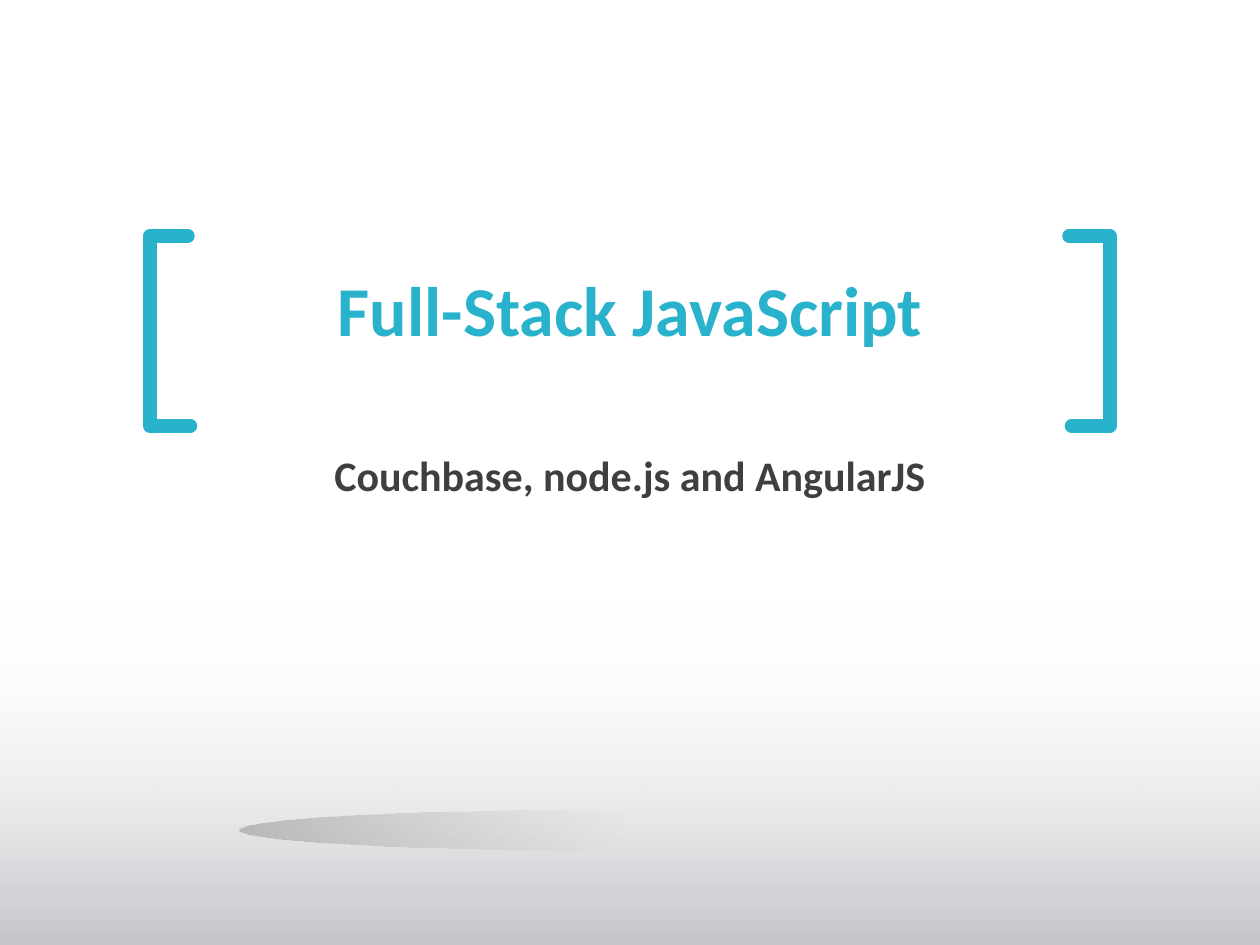
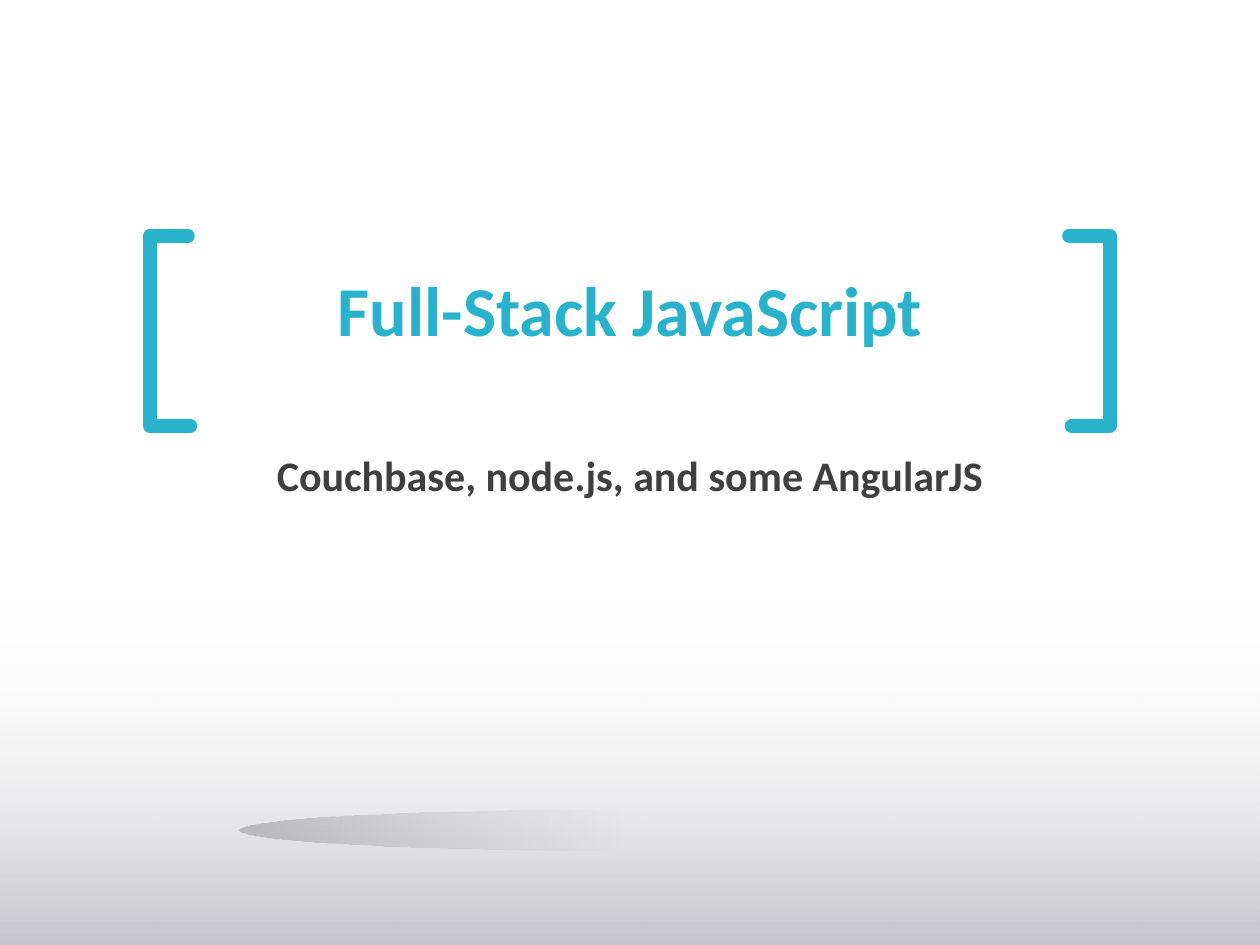
Before and after one commit to sideshowcoder/talks, a slide deck: slide 2 of fullstack-javascript/Node.js and Couchbase - Full Stack JavaScript.pptx. Drawn at 1260x945 pixels with LibreOffice and Linux fonts; fonts in the diff are those of the drawing; background and template pictures are left out. Boxes give left, top, right and bottom in pixels: in the first picture for what was removed or moved away, otherwise in the second. Text is boxed around its words. In the diff, an @@ line names an element or a change of style, - is before the commit and + after.

```diff
--- a/fullstack-javascript/Node.js and Couchbase - Full Stack JavaScript.pptx
+++ b/fullstack-javascript/Node.js and Couchbase - Full Stack JavaScript.pptx
@@ text at [277,461,983,498]: text changed @@
-Couchbase, node.js and AngularJS
+Couchbase, node.js, and some AngularJS
```
Also in this commit, not shown: 3 other slides changed, 1 slide added, 24 other files.
